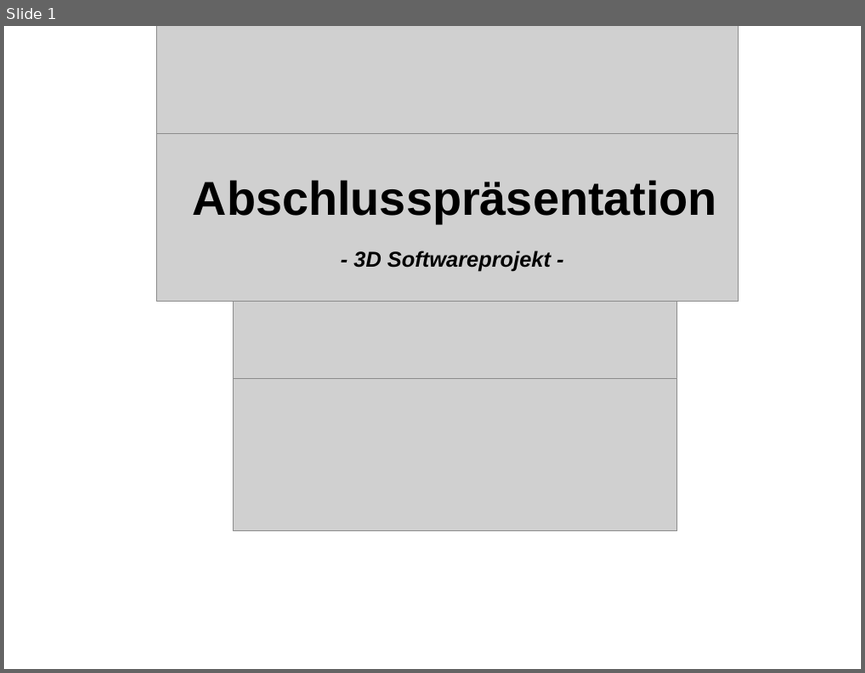
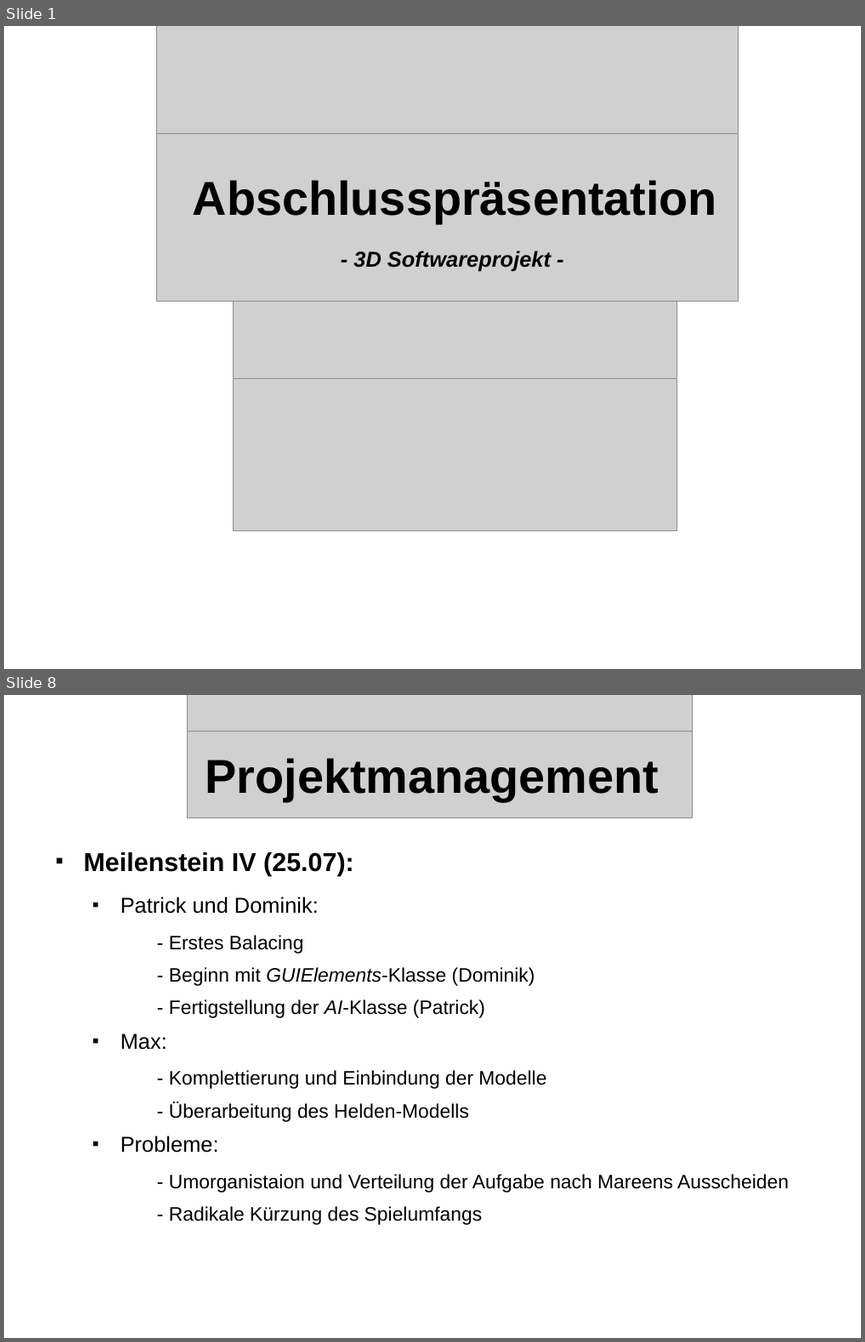
Before and after one commit to streber91/3D-Game-Project, a slide deck: Documents/Präsentationen/Underlord Abschlusspräsentation.odp. Shown one above the other, each under a label of ours: slide 1 before the commit, slides 1 and 8 after it; the slides between them are not shown. The pictures are 865x673 and 865x1342 pixels, drawn with LibreOffice and Linux fonts; fonts in the diff are those of the drawing; grey boxes stand for pictures; background and template pictures are left out. Boxes give left, top, right and bottom in pixels: in the first picture for what was removed or moved away, otherwise in the second. Text is boxed around its words. In the diff, an @@ line names an element or a change of style, - is before the commit and + after.

```diff
--- a/Documents/Präsentationen/Underlord Abschlusspräsentation.odp
+++ b/Documents/Präsentationen/Underlord Abschlusspräsentation.odp
@@ slide 8 added at (x1=4, y1=695, x2=861, y2=1338), background picture (left out) @@
@@ picture added at (x1=188, y1=695, x2=692, y2=741) @@
@@ picture added at (x1=188, y1=732, x2=692, y2=818) @@
@@ title added at (x1=205, y1=758, x2=659, y2=801), 44 pt, text #000000, bold @@
+Projektmanagement
@@ text added at (x1=84, y1=852, x2=789, y2=1225), 18 pt, text #000000 @@
+■ Meilenstein IV (25.07):
+  ■ Patrick und Dominik:
+    - Erstes Balacing
+    - Beginn mit GUIElements-Klasse (Dominik)
+    - Fertigstellung der AI-Klasse (Patrick)
+  ■ Max:
+    - Komplettierung und Einbindung der Modelle
+    - Überarbeitung des Helden-Modells
+  ■ Probleme:
+    - Umorganistaion und Verteilung der Aufgabe nach Mareens Ausscheiden
+    - Radikale Kürzung des Spielumfangs
```
Also in this commit, not shown: 13 slides changed, 16 other slides added, 2 slides removed, 1 other file.
